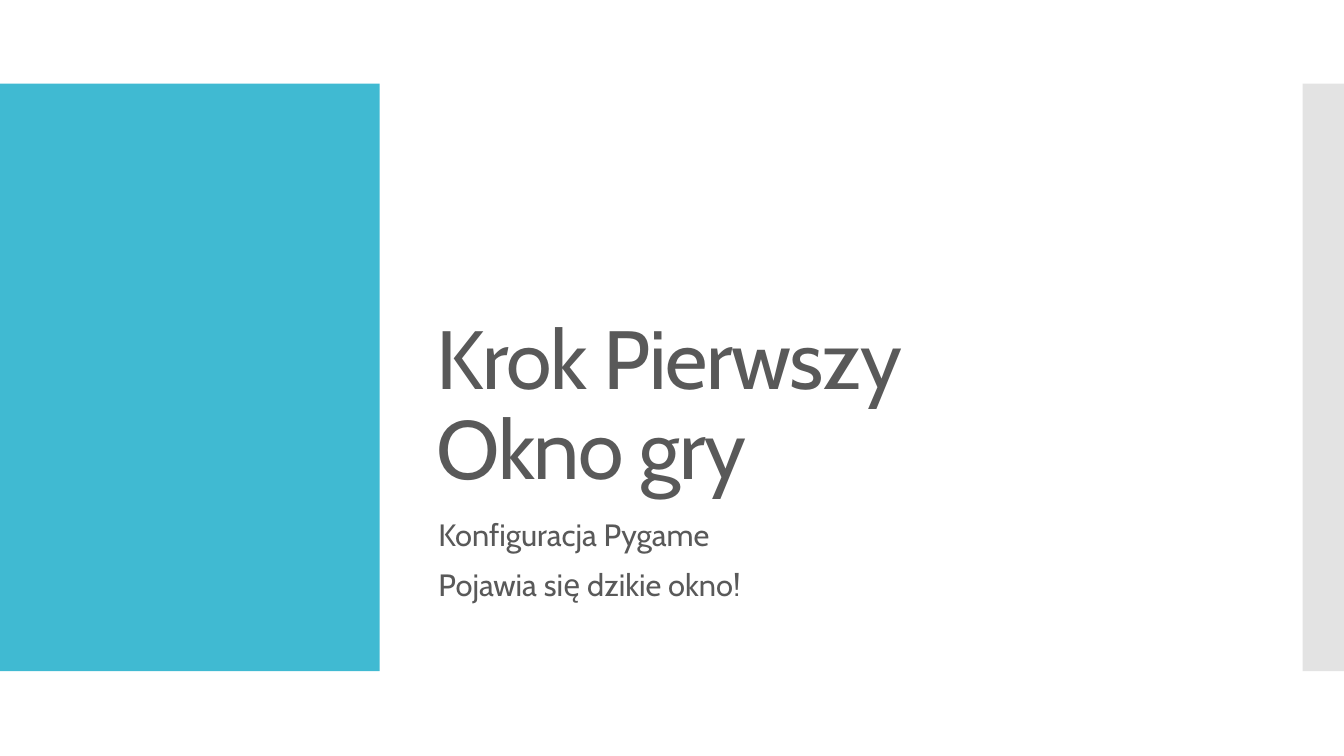
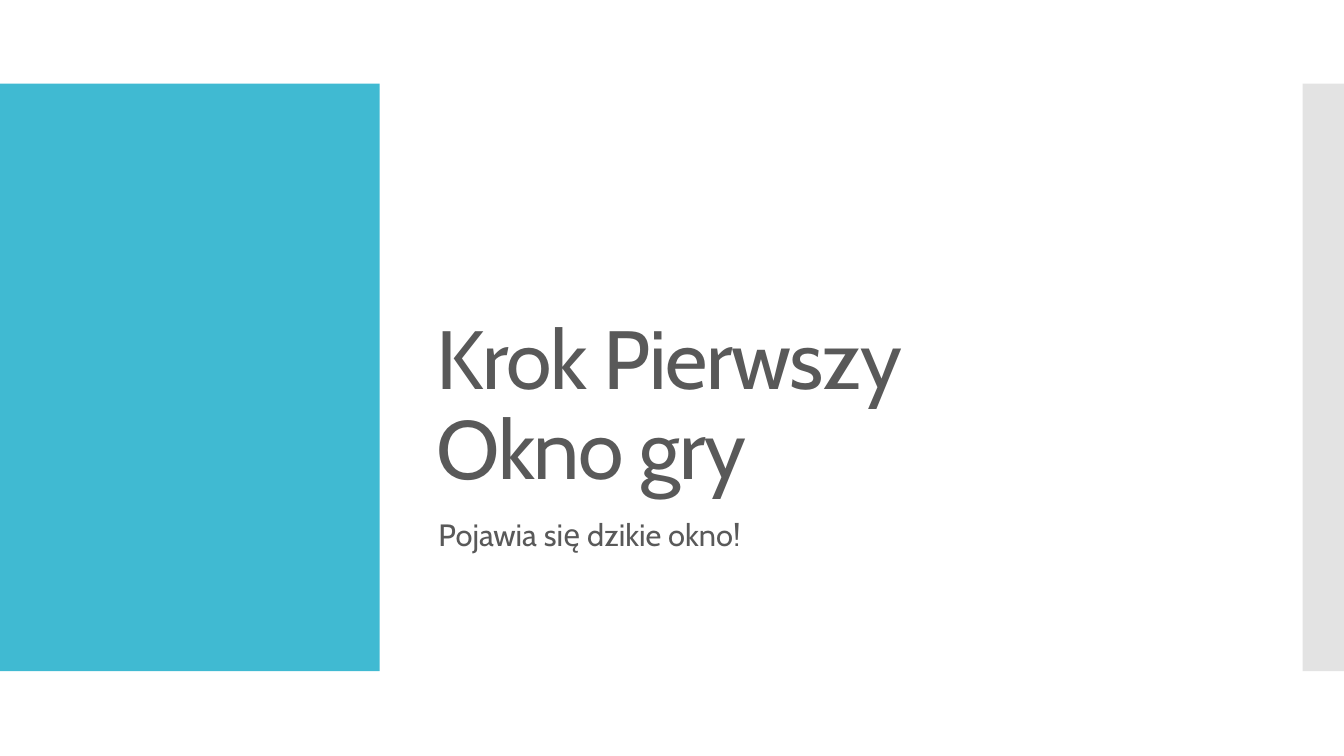
Before and after one commit to Pawel095/PJ_Pygame_Prezentacja, a slide deck: slide 6 of PPoint.pptx. Drawn at 1344x756 pixels with LibreOffice and Linux fonts; fonts in the diff are those of the drawing; background and template pictures are left out. Boxes give left, top, right and bottom in pixels: in the first picture for what was removed or moved away, otherwise in the second. Text is boxed around its words. In the diff, an @@ line names an element or a change of style, - is before the commit and + after.

```diff
--- a/PPoint.pptx
+++ b/PPoint.pptx
@@ text at <box>438,523,710,553</box>: paragraph removed @@
-Konfiguracja Pygame
```
Also in this commit, not shown: 4 other slides changed, 9 slides added.
